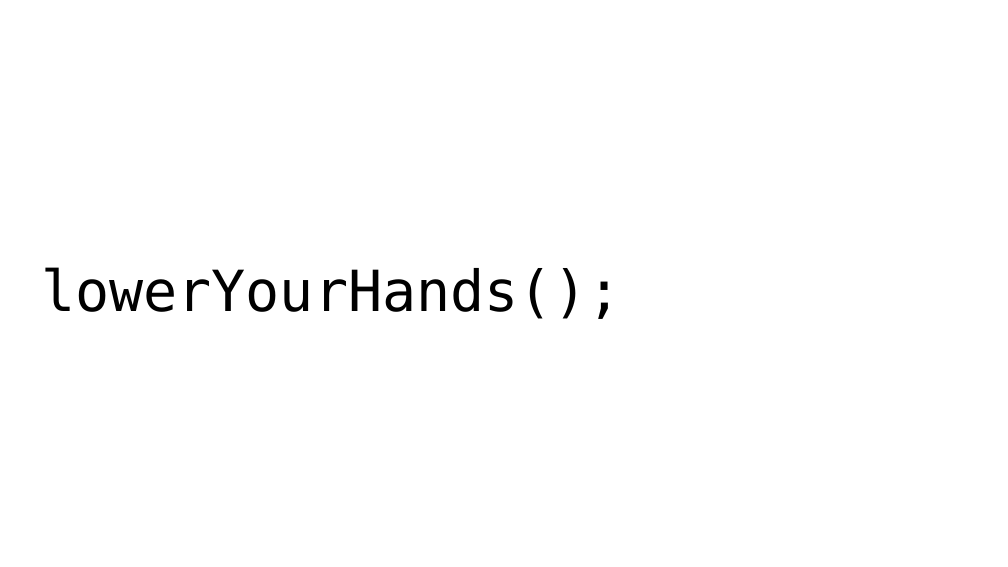
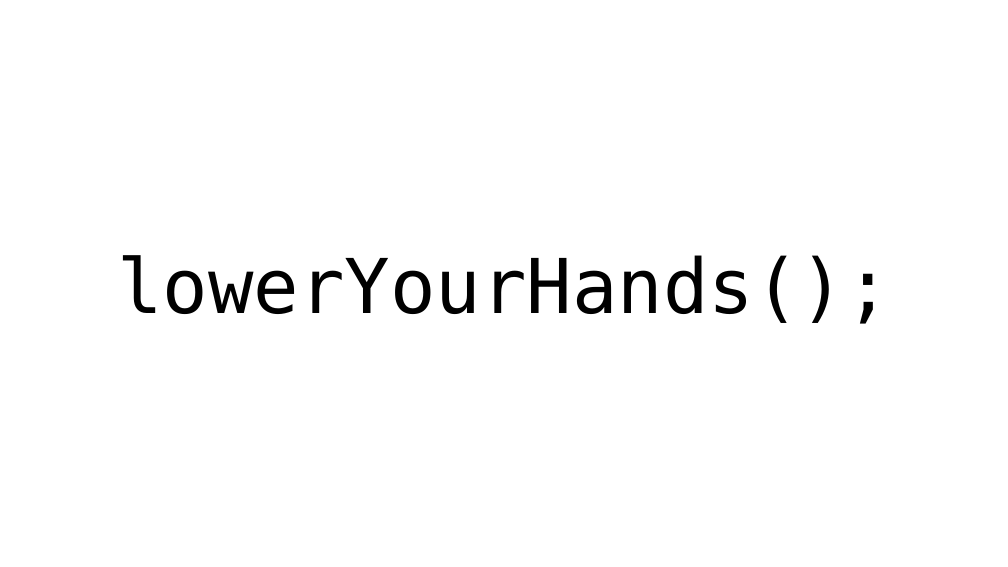
Before and after one commit to hytechclub/web-102, a slide deck: slide 17 of Week05/BeTheComputer.pptx. Drawn at 1008x567 pixels with LibreOffice and Linux fonts; fonts in the diff are those of the drawing; background and template pictures are left out. Boxes give left, top, right and bottom in pixels: in the first picture for what was removed or moved away, otherwise in the second. Text is boxed around its words. In the diff, an @@ line names an element or a change of style, - is before the commit and + after.

```diff
--- a/Week05/BeTheComputer.pptx
+++ b/Week05/BeTheComputer.pptx
@@ text "lowerYourHands();": place and size @@
-text "lowerYourHands();" at box(41, 267, 621, 319)
+text "lowerYourHands();" at box(117, 255, 891, 324)
@@ text "lowerYourHands();" at box(117, 255, 891, 324): size 54 to 72 pt; alignment left to centre; line spacing 0.9 to 1; less space between paragraphs; vertical alignment top to middle @@
```
Also in this commit, not shown: 17 other slides changed, 1 slide added, 1 slide removed, 4 other files.
